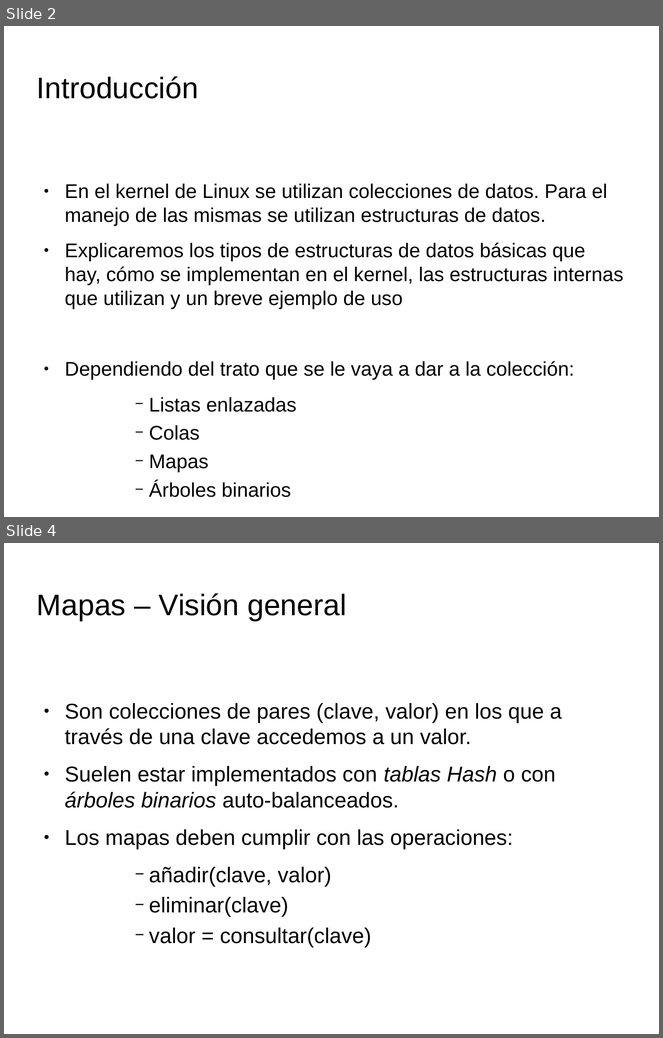
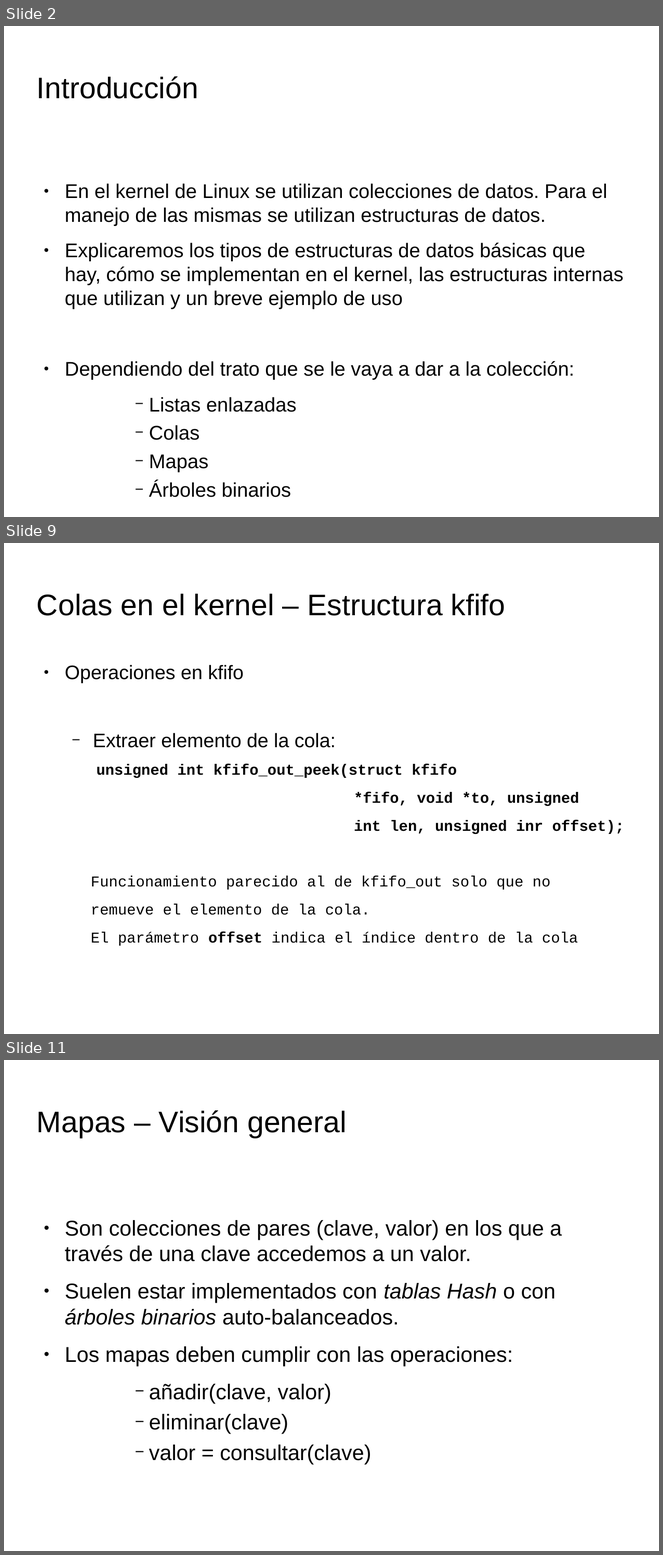
Before and after one commit to tombe85/lin, a slide deck: presentacion/EstructurasDeDatosKernelMigVersion.odp. Shown one above the other, each under a label of ours: slides 2 and 4 before the commit, slides 2, 9 and 11 after it; the slides between them are not shown. The pictures are 663x1038 and 663x1555 pixels, drawn with LibreOffice and Linux fonts; fonts in the diff are those of the drawing; background and template pictures are left out. Boxes give left, top, right and bottom in pixels: in the first picture for what was removed or moved away, otherwise in the second. Text is boxed around its words. In the diff, an @@ line names an element or a change of style, - is before the commit and + after.

Commit message:
Presentacion: añadidas diapos sobre colas en MiguelVersion

```diff
--- a/presentacion/EstructurasDeDatosKernelMigVersion.odp
+++ b/presentacion/EstructurasDeDatosKernelMigVersion.odp
@@ slide 9 added at <box>4,543,659,1034</box>, background picture (left out) @@
@@ title added at <box>37,593,506,616</box>, 36 pt, text #000000 @@
+Colas en el kernel – Estructura kfifo
@@ text added at <box>65,665,625,946</box>, 18.2 pt, text #000000 @@
+● Operaciones en kfifo
+  − Extraer elemento de la cola:
+unsigned int kfifo_out_peek(struct kfifo
+*fifo, void *to, unsigned
+int len, unsigned inr offset);
+Funcionamiento parecido al de kfifo_out solo que no
+remueve el elemento de la cola.
+El parámetro offset indica el índice dentro de la cola
@@ what was slide 4 is now slide 11 @@
```
Also in this commit, not shown: 1 slide changed, 7 other slides added, 1 slide removed, 1 other file.
